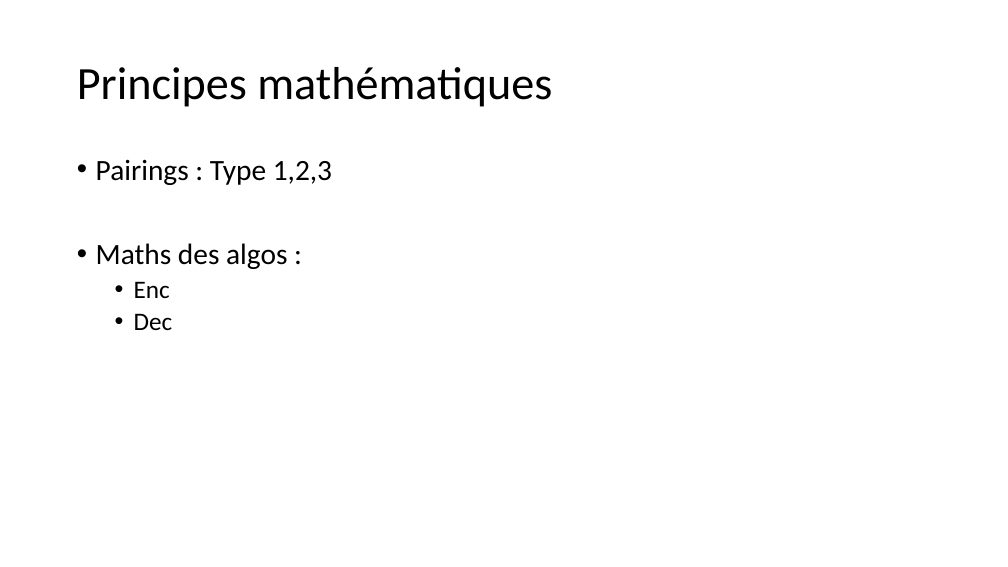
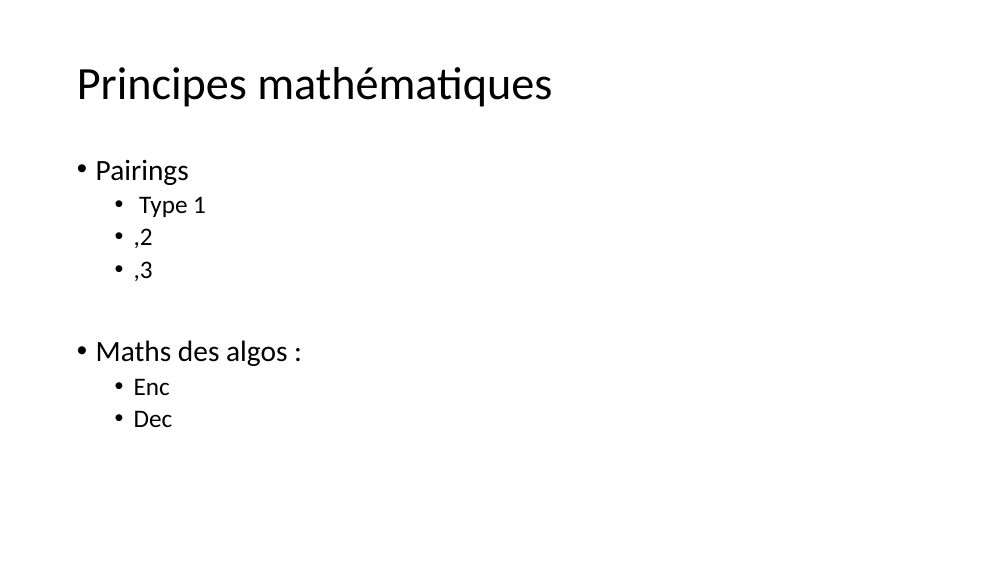
Before and after one commit to mbonjour/TB_Bonjour, a slide deck: slide 36 of Presentation/Presentation_TB_Mickael_Bonjour.pptx (slide 32 before the commit). Drawn at 1008x567 pixels with LibreOffice and Linux fonts; fonts in the diff are those of the drawing; background and template pictures are left out. Boxes give left, top, right and bottom in pixels: in the first picture for what was removed or moved away, otherwise in the second. Text is boxed around its words. In the diff, an @@ line names an element or a change of style, - is before the commit and + after.

```diff
--- a/Presentation/Presentation_TB_Mickael_Bonjour.pptx
+++ b/Presentation/Presentation_TB_Mickael_Bonjour.pptx
@@ text at (x1=96, y1=159, x2=206, y2=281): text changed; size 28 to 24 pt @@
-• Pairings : Type 1,2,3
+• Pairings
+  • Type 1
+  • ,2
+  • ,3
```
Also in this commit, not shown: 16 other slides changed, 5 slides added, 1 slide removed.
